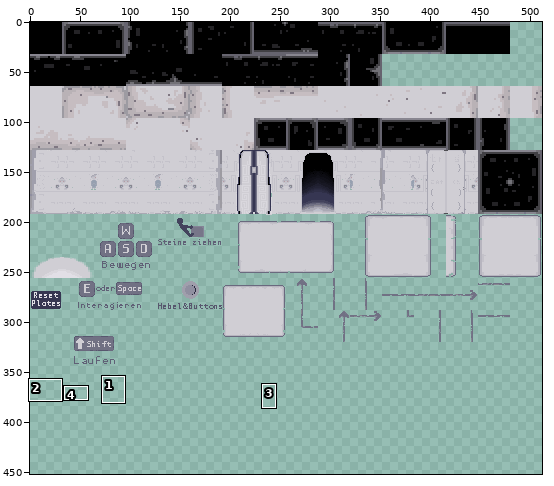
Sprite sheet, stored at core/assets/finalTileset.png. The picture above shows the old version from afar; the outline marks the close-up.
Close-up. As it was:
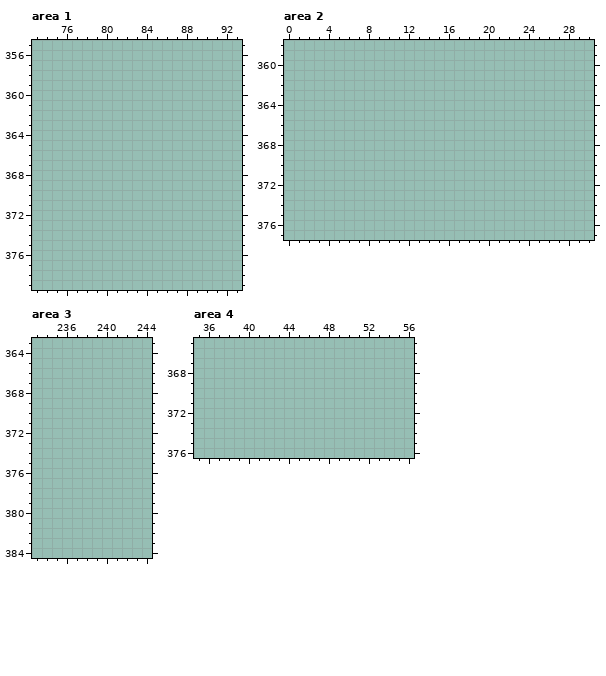
The file is 512x512 pixels. Pixels under 10% opacity are left out. Colours within 5 levels of each other are drawn and written as one. Shown: area 1: x 73..93, y 355..379; area 2: x 0..30, y 358..377; area 3: x 233..244, y 363..384; area 4: x 35..56, y 365..376. The wide view leaves out empty margins. The commit also changed other parts of the picture, which this record leaves out.
And afterwards:
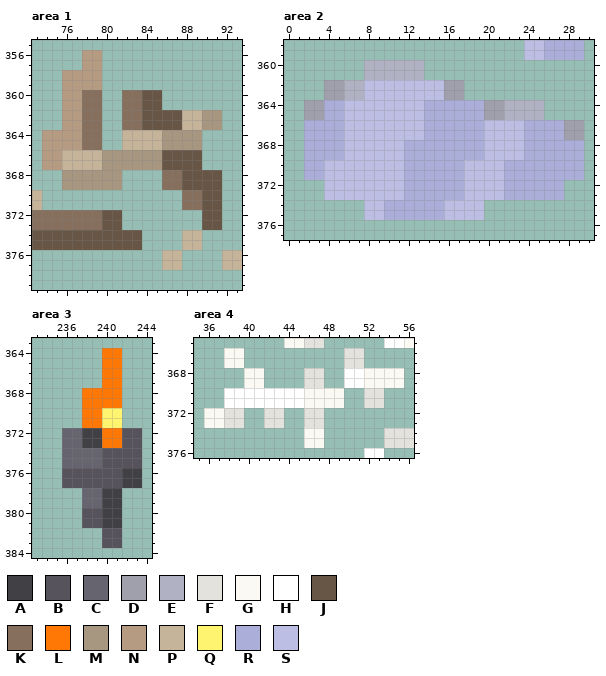
Palette (. is transparent): A #414044  B #56535d  C #66646f  D #a09fac  E #b0b1c2  F #e4e2dd  G #faf9f3  H #ffffff  J #675546  K #866f5d  L #ff7705  M #a79781  N #b69b83  P #c5b39a  Q #fff46f  R #aaaed9  S #bcbfe3
Difference:
Area 1:
y 356..357: x 78..79 .. -> NN
y 358..359: x 76..79 .... -> NNNN
y 360..361: x 76..79 .... -> NNKK; x 82..85 .... -> KKJJ
y 362..363: x 76..79 .... -> NNKK; x 82..91 .......... -> KKJJJJPPMM
y 364..365: x 74..79 ...... -> NNNNKK; x 82..89 ........ -> PPPPMMMM
y 366..367: x 74..89 ................ -> NNPPPPMMMMMMJJJJ
y 368..369: x 76..81 ...... -> MMMMMM; x 86..91 ...... -> KKJJJJ
y 370..371: x 73 . -> P; x 88..91 .... -> KKJJ
y 372..373: x 73..81 ......... -> KKKKKKKJJ; x 90..91 .. -> JJ
y 374..375: x 73..83 ........... -> JJJJJJJJJJJ; x 88..89 .. -> PP
y 376..377: x 86..87 .. -> PP; x 92..93 .. -> PP
Area 2:
y 358..359: x 24..29 ...... -> SSRRRR
y 360..361: x 8..13 ...... -> EEEEEE
y 362..363: x 4..17 .............. -> DDEESSSSSSSSDD
y 364..365: x 2..25 ........................ -> DDRRSSSSSSSSRRRRRRDDEEEE
y 366..367: x 2..29 ............................ -> RRRRSSSSSSSSRRRRRRSSSSRRRRDD
y 368..369: x 2..29 ............................ -> RRRRSSSSSSRRRRRRRRSSSSRRRRRR
y 370..371: x 2..29 ............................ -> RRSSSSSSSSRRRRRRSSSSRRRRRRRR
y 372..373: x 4..27 ........................ -> SSSSSSSSRRRRRRSSSSRRRRRR
y 374..375: x 8..19 ............ -> SSRRRRRRSSSS
Area 3:
y 364..367: x 240..241 .. -> LL
y 368..369: x 238..241 .... -> LLLL
y 370..371: x 238..241 .... -> LLQQ
y 372..373: x 236..243 ........ -> CCAALLBB
y 374..375: x 236..243 ........ -> CCCCBBBB
y 376..377: x 236..243 ........ -> BBBBBBAA
y 378..379: x 238..241 .... -> CCAA
y 380..381: x 238..241 .... -> BBAA
y 382..383: x 240..241 .. -> BB
Area 4:
y 365: x 44..47 .... -> GGFF; x 54..56 ... -> HHG
y 366..367: x 38..39 .. -> GG; x 50..51 .. -> FF
y 368..369: x 40..41 .. -> GG; x 46..47 .. -> FF; x 50..55 ...... -> HHGGGG
y 370..371: x 38..49 ............ -> HHHHHHHHGGGG; x 52..53 .. -> FF
y 372..373: x 36..39 .... -> GGFF; x 42..43 .. -> FF; x 46..47 .. -> FF
y 374..375: x 46..47 .. -> GG; x 54..56 ... -> FFF
y 376: x 52..53 .. -> HH
Boxes around the changes in both close-ups, in picture pixels (x1, y1, x2, y2):
added: (32, 50, 242, 270)
added: (524, 40, 584, 60)
added: (304, 60, 584, 220)
added: (62, 348, 142, 548)
added: (204, 338, 414, 458)
